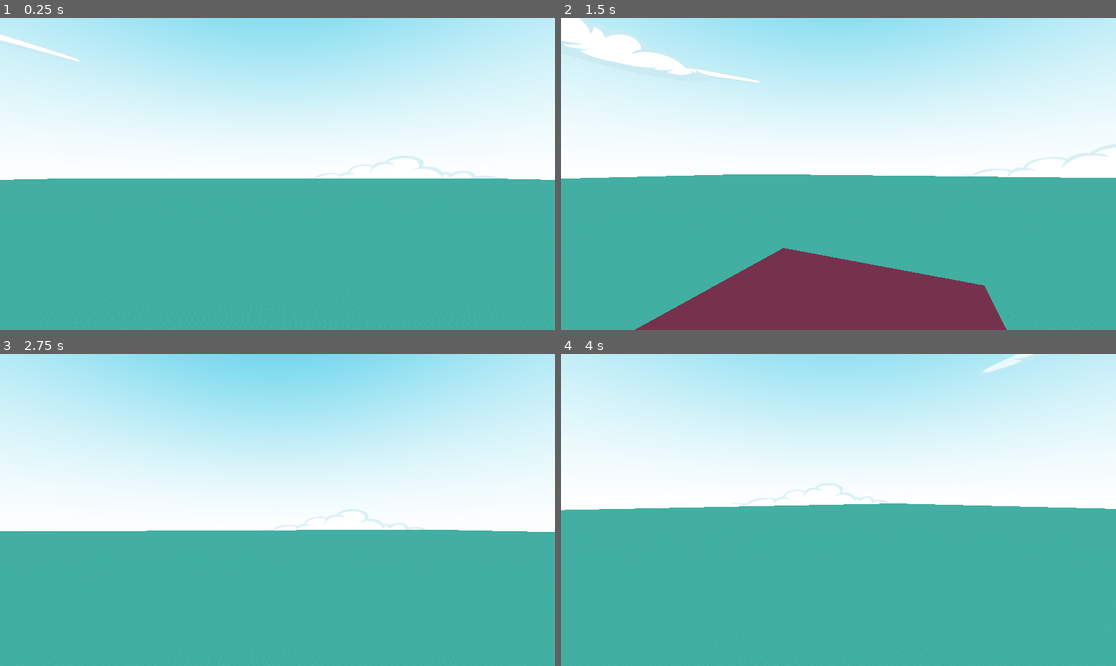
Above: before the commit, frames 1-4 (two rows, left to right).
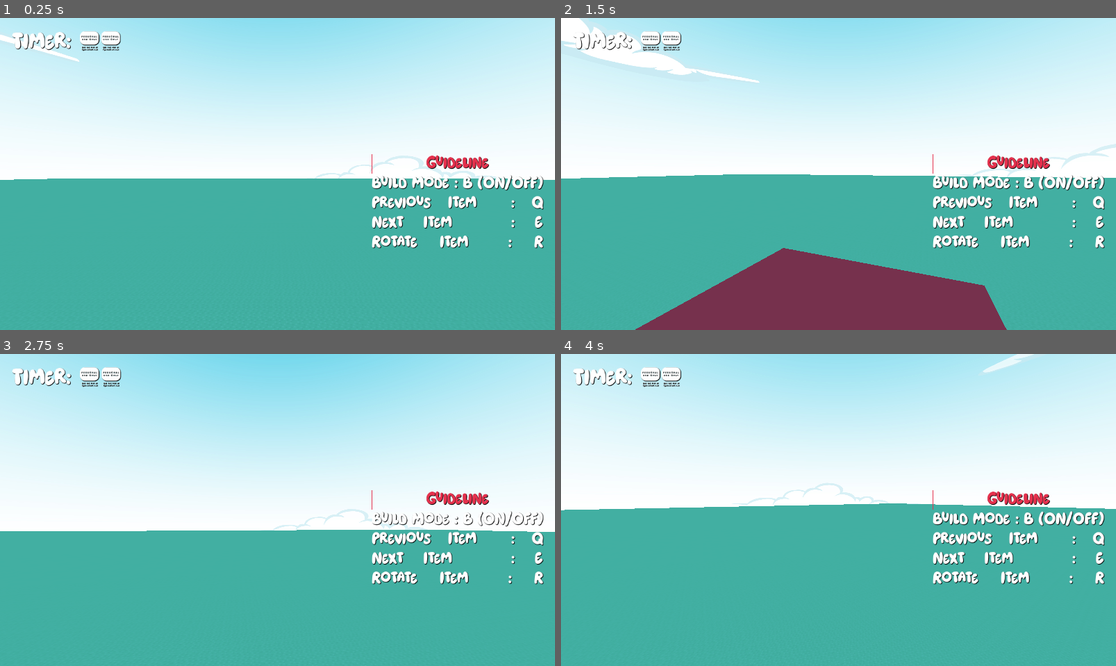
Above: after the commit, the same moments.

Repository: blissels/poly-quake-2
Game: Godot game, scene res://scenes/world.tscn
The game is run twice, just before and just after one commit, with the same random seed, the same clock (stepped at 60 frames per second) and the same inputs.
Inputs (mouse positions are in pixels of both pictures, inside the frame that each line leads up to):
- Up to frame 1 (0.25 s): no input
- Up to frame 2 (1.5 s): tap Enter at 0.5 s; move the mouse to (866, 174) at 0.52 s; hold W (forward) from 0.53 s (still down); click (866, 174) at 0.6 s; tap Space (jump) at 0.77 s; move the mouse to (810, 174) at 1.27 s; tap B (build_mode) at 1.35 s
- Up to frame 3 (2.75 s): keep holding W (forward); tap Space (jump) at 1.52 s; click (249, 510) at 1.55 s; move the mouse to (288, 503) at 2.02 s; tap V (destroy_mode) at 2.1 s; click (288, 503) at 2.3 s
- Up to frame 4 (4 s): keep holding W (forward); tap Space (jump) at 2.75, 3.02, 3.77 s; move the mouse to (832, 516) at 2.77 s; click (832, 516) at 2.85 s; tap Enter at 3.5 s; move the mouse to (877, 513) at 3.52 s; tap E (next_item) at 3.6 s; click (877, 513) at 3.8 s

The runs differ from the first frame. In frame 1, 3.3% of the frame differs, in the area x 2-98%, y 4-74%; in frame 2, 3.1%; in frame 3, 2.9%; in frame 4, 3.4%.

Commit message:
Update earthquake & timer
belum ada camerashake/effect gimana banget

Diff:
--- a/project.godot
+++ b/project.godot
@@ -13,6 +13,10 @@
 config/name="PolyQuake 2"
 run/main_scene="uid://bpfqyhjyogrts"
 config/features=PackedStringArray("4.6", "Mobile")
+
+[autoload]
+
+EarthquakeManager="*uid://ccejkjaptgwu8"
 
 [display]
 
--- /dev/null
+++ b/scenes/EarthquakeManager.tscn
@@ -0,0 +1,6 @@
+[gd_scene format=3 uid="uid://bxbipx7jmpjm6"]
+
+[ext_resource type="Script" uid="uid://ccejkjaptgwu8" path="res://scripts/earthquake_manager.gd" id="1_q1hna"]
+
+[node name="EarthquakeManager" type="Node3D" unique_id=340660618]
+script = ExtResource("1_q1hna")
--- a/scenes/build/floor.tscn
+++ b/scenes/build/floor.tscn
@@ -101,7 +101,7 @@
 &"place": SubResource("Animation_p1115")
 }
 
-[node name="Floor" type="StaticBody3D" unique_id=169987710 groups=["Objects"]]
+[node name="Floor" type="StaticBody3D" unique_id=1568450155 groups=["Objects"]]
 script = ExtResource("1_4sjte")
 
 [node name="model" type="MeshInstance3D" parent="." unique_id=1979341404]
--- a/scenes/build/wall.tscn
+++ b/scenes/build/wall.tscn
@@ -65,7 +65,7 @@
 &"place": SubResource("Animation_p1115")
 }
 
-[node name="wall" type="StaticBody3D" unique_id=169987710 groups=["Objects"]]
+[node name="wall" type="StaticBody3D" unique_id=473685020 groups=["Objects"]]
 script = ExtResource("1_xbnmd")
 
 [node name="model" type="MeshInstance3D" parent="." unique_id=16777522]
--- a/scenes/interface/main_level.tscn
+++ b/scenes/interface/main_level.tscn
@@ -49,7 +49,7 @@
 size_flags_vertical = 2
 theme_override_colors/font_shadow_color = Color(0, 0, 0, 1)
 theme_override_fonts/font = ExtResource("2_ig700")
-theme_override_font_sizes/font_size = 25
+theme_override_font_sizes/font_size = 50
 text = " Timer: "
 vertical_alignment = 1
 
@@ -65,7 +65,7 @@
 theme_override_colors/font_shadow_color = Color(0, 0, 0, 1)
 theme_override_colors/font_outline_color = Color(1, 1, 1, 1)
 theme_override_fonts/font = ExtResource("2_ig700")
-theme_override_font_sizes/font_size = 18
+theme_override_font_sizes/font_size = 35
 theme_override_styles/normal = SubResource("StyleBoxLine_ig700")
 text = "Guideline"
 horizontal_alignment = 1
@@ -76,8 +76,10 @@
 size_flags_vertical = 3
 theme_override_colors/font_shadow_color = Color(0, 0, 0, 1)
 theme_override_fonts/font = ExtResource("2_ig700")
-theme_override_font_sizes/font_size = 15
-text = "Build Mode: B (ON/OFF)
-Previous Item: Q
-Next Item: E"
+theme_override_font_sizes/font_size = 35
+text = "Build Mode : B (ON/OFF)
+Previous Item  : Q
+Next Item   : E
+Rotate Item	 : R
+"
 horizontal_alignment = 3
--- a/scenes/world.tscn
+++ b/scenes/world.tscn
@@ -3,6 +3,7 @@
 [ext_resource type="Material" uid="uid://gk2aqkm080t7" path="res://assets/materials/ground_material.tres" id="1_rwgxs"]
 [ext_resource type="Texture2D" uid="uid://da0h7curvje77" path="res://assets/background/sky.jpg" id="2_4wyf3"]
 [ext_resource type="PackedScene" uid="uid://dhoaosvsh21gy" path="res://scenes/player.tscn" id="3_4wyf3"]
+[ext_resource type="PackedScene" uid="uid://dy005eoy2m8d7" path="res://scenes/interface/main_level.tscn" id="4_k0juu"]
 
 [sub_resource type="PanoramaSkyMaterial" id="PanoramaSkyMaterial_k0juu"]
 panorama = ExtResource("2_4wyf3")
@@ -40,3 +41,5 @@
 
 [node name="CollisionShape3D" type="CollisionShape3D" parent="map/ground" unique_id=2005793198]
 shape = SubResource("ConvexPolygonShape3D_4wyf3")
+
+[node name="MainLevel" parent="map" unique_id=29119180 instance=ExtResource("4_k0juu")]
--- /dev/null
+++ b/scripts/earthquake_manager.gd
@@ -0,0 +1,97 @@
+# AI GENERATED SCRIPT
+# res://scripts/earthquake_manager.gd
+extends Node
+
+signal earthquake_ended(scale: float, blocks_survived: int)
+
+const SHAKE_DURATION   := 10.0
+const IMPULSE_INTERVAL := 0.12
+const FALL_THRESHOLD   := 1.5
+
+var earthquake_scale : float = 0.0
+var is_shaking       : bool  = false
+var shake_timer      : float = 0.0
+var impulse_timer    : float = 0.0
+var block_origins    : Dictionary = {}
+
+# =============================================
+func start_earthquake() -> void:
+	var placed_blocks = get_tree().get_nodes_in_group("placed_blocks")
+
+	if placed_blocks.is_empty():
+		print("⚠️ Tidak ada blok! Langsung selesai.")
+		emit_signal("earthquake_ended", 0.0, 0)
+		return
+
+	earthquake_scale = randf_range(4.0, 7.5)
+	is_shaking       = true
+	shake_timer      = SHAKE_DURATION
+	impulse_timer    = 0.0
+	block_origins.clear()
+
+	for block in placed_blocks:
+		block_origins[block] = block.global_position
+
+	print("🌍 GEMPA! Skala: %.1f SR | Total blok: %d" % [earthquake_scale, placed_blocks.size()])
+
+# =============================================
+func _process(delta: float) -> void:
+	if not is_shaking:
+		return
+
+	shake_timer   -= delta
+	impulse_timer -= delta
+
+	if shake_timer <= 0.0:
+		_finish_earthquake()
+		return
+
+	if impulse_timer <= 0.0:
+		impulse_timer = IMPULSE_INTERVAL
+		_shake_all_blocks()
+
+# =============================================
+func _shake_all_blocks() -> void:
+	var placed_blocks = get_tree().get_nodes_in_group("placed_blocks")
+
+	# Intensitas 0.0 (SR 4.0) sampai 1.0 (SR 7.5)
+	var intensity    : float = (earthquake_scale - 4.0) / 3.5
+	var pos_strength : float = lerp(0.03, 0.3, intensity)
+	var rot_strength : float = lerp(0.01, 0.1, intensity)
+
+	for block in placed_blocks:
+		if not is_instance_valid(block):
+			continue
+
+		var offset := Vector3(
+			randf_range(-pos_strength, pos_strength),
+			randf_range(-pos_strength * 0.2, pos_strength * 0.05),
+			randf_range(-pos_strength, pos_strength)
+		)
+		var rot_delta := Vector3(
+			randf_range(-rot_strength, rot_strength),
+			randf_range(-rot_strength * 0.3, rot_strength * 0.3),
+			randf_range(-rot_strength, rot_strength)
+		)
+
+		var tween = create_tween()
+		tween.tween_property(block, "global_position", block.global_position + offset, 0.06)
+		tween.tween_property(block, "rotation", block.rotation + rot_delta, 0.06)
+
+# =============================================
+func _finish_earthquake() -> void:
+	is_shaking = false
+	var placed_blocks = get_tree().get_nodes_in_group("placed_blocks")
+
+	var survived := 0
+	for block in placed_blocks:
+		if not is_instance_valid(block):
+			continue
+		if block_origins.has(block):
+			var origin := block_origins[block] as Vector3          # ✅ fix
+			var drop: float = origin.y - block.global_position.y  # ✅ fix
+			if drop < FALL_THRESHOLD:
+				survived += 1
+
+	print("✅ Gempa selesai! Selamat: %d / %d blok" % [survived, placed_blocks.size()])
+	emit_signal("earthquake_ended", earthquake_scale, survived)
--- a/scripts/game_identity.gd
+++ b/scripts/game_identity.gd
@@ -11,6 +11,9 @@
 	build_timer.one_shot = true
 	build_timer.timeout.connect(_on_build_timer_timeout)
 	build_timer.start()
+
+	EarthquakeManager.earthquake_ended.connect(_on_earthquake_ended)
+
 
 func _process(_delta: float) -> void:
 	if is_building_phase:
@@ -33,7 +36,9 @@
 	timer_label.modulate = Color.DARK_RED
 
 	print("Fase Membangun selesai! Memulai Fase Gempa...")
-	start_earthquake_phase()
+	EarthquakeManager.start_earthquake()
 
-func start_earthquake_phase() -> void:
-	pass
+func _on_earthquake_ended(scale: float, survived: int) -> void:
+	timer_label.text     = "SR %.1f — %d blok selamat!" % [scale, survived]
+	timer_label.modulate = Color.WHITE  # ✅ reset warna
+	timer_label.visible  = true         # ✅ pastikan tidak ter-flash
--- a/scripts/object.gd
+++ b/scripts/object.gd
@@ -36,5 +36,7 @@
 	model.transparency = 0.0
 	collision_shape.disabled = false
 
+	add_to_group("placed_blocks")
+
 func destroy():
 	animation.play("destroy")
Not shown, added: scripts/earthquake_manager.gd.uid
